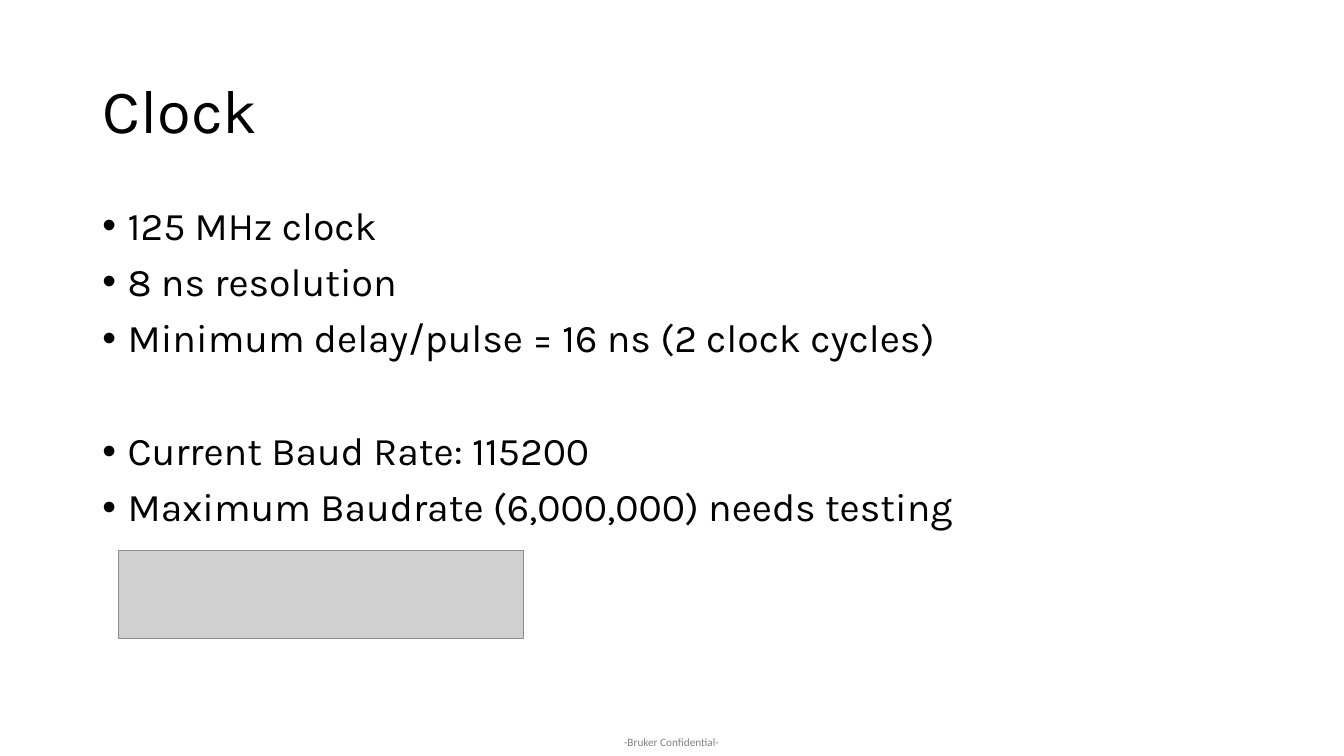
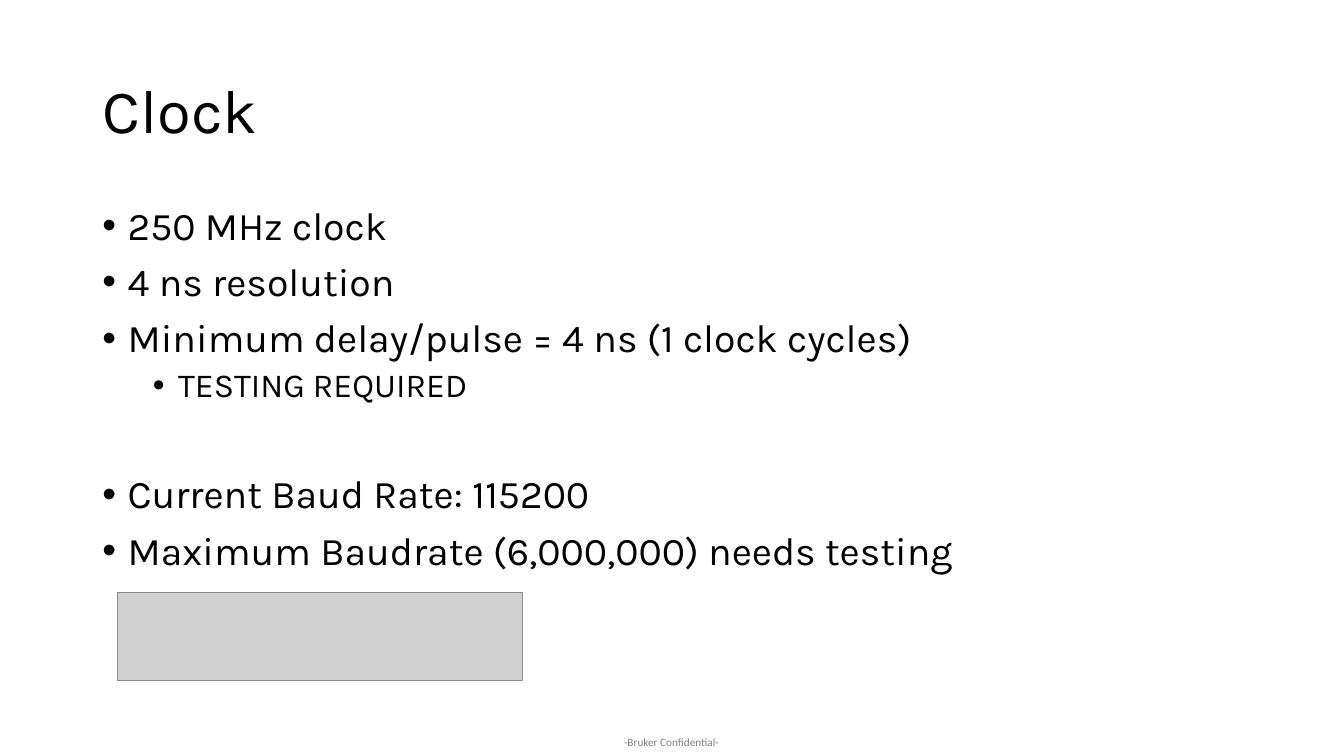
Before and after one commit to tkeller12/CMOD_S7_Pulse, a slide deck: slide 5 of Documentation/Pulse Programmer Documentation.pptx (slide 6 before the commit). Drawn at 1344x756 pixels with LibreOffice and Linux fonts; fonts in the diff are those of the drawing; grey boxes stand for pictures. Boxes give left, top, right and bottom in pixels: in the first picture for what was removed or moved away, otherwise in the second. Text is boxed around its words. In the diff, an @@ line names an element or a change of style, - is before the commit and + after.

Commit message:
Updating documentation for pulse programmer op codes

```diff
--- a/Documentation/Pulse Programmer Documentation.pptx
+++ b/Documentation/Pulse Programmer Documentation.pptx
@@ text at (128, 213, 911, 403): text changed @@
-• 125 MHz clock
-• 8 ns resolution
-• Minimum delay/pulse = 16 ns (2 clock cycles)
+• 250 MHz clock
+• 4 ns resolution
+• Minimum delay/pulse = 4 ns (1 clock cycles)
+  • TESTING REQUIRED
@@ picture: place and size @@
-picture at (118, 551, 523, 639)
+picture at (117, 593, 522, 682)
```
Also in this commit, not shown: 3 other slides changed.
